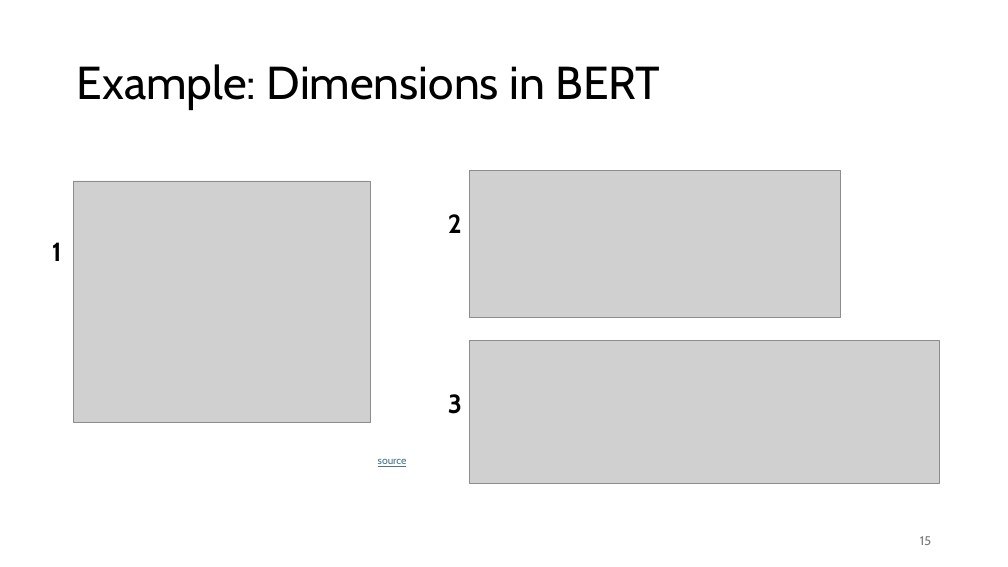
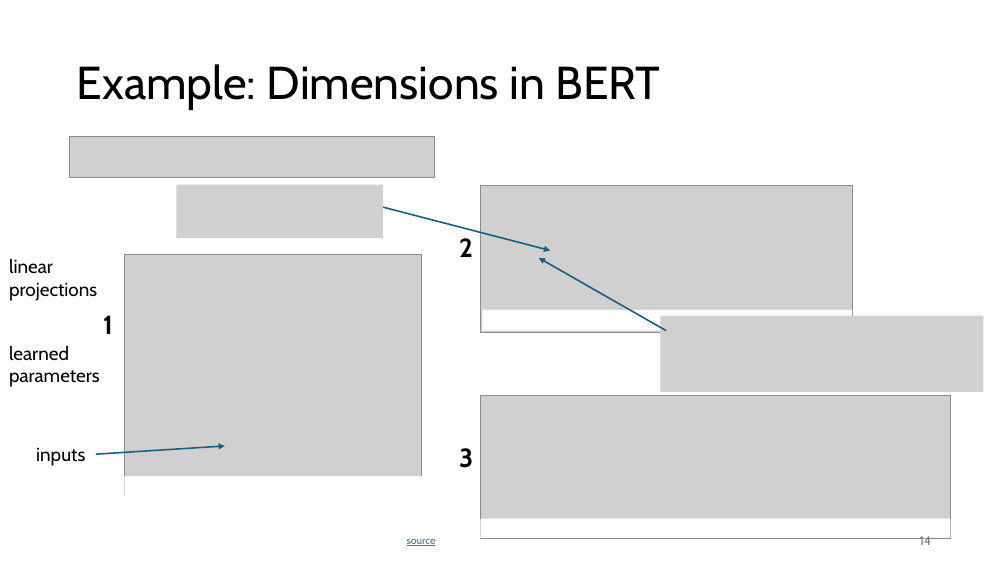
Before and after one commit to FelixWick/language_models, a slide deck: slide 14 of slides/2_transformer.pptx (slide 15 before the commit). Drawn at 1008x567 pixels with LibreOffice and Linux fonts; fonts in the diff are those of the drawing; grey boxes stand for pictures. Boxes give left, top, right and bottom in pixels: in the first picture for what was removed or moved away, otherwise in the second. Text is boxed around its words. In the diff, an @@ line names an element or a change of style, - is before the commit and + after.

```diff
--- a/slides/2_transformer.pptx
+++ b/slides/2_transformer.pptx
@@ picture added at box(69, 136, 434, 177) @@
@@ picture added at box(176, 185, 383, 238) @@
@@ arrow added from (373, 204) to (551, 250), #156082 1.5 pt @@
@@ picture: place and size @@
-picture at box(469, 170, 841, 318)
+picture at box(480, 185, 852, 333)
@@ text "2": place and size @@
-text "2" at box(448, 214, 462, 233)
+text "2" at box(459, 238, 473, 257)
@@ text added at box(9, 259, 97, 301), 18 pt, text #000000 @@
+linear projections
@@ picture: place and size @@
-picture at box(73, 181, 371, 423)
+picture at box(125, 254, 422, 496)
@@ arrow added from (666, 330) to (539, 258), #156082 1.5 pt @@
@@ text "1": place and size @@
-text "1" at box(52, 242, 62, 261)
+text "1" at box(103, 315, 113, 334)
@@ rectangle added at box(482, 310, 852, 331), fill #FFFFFF @@
@@ picture added at box(660, 315, 983, 392) @@
@@ text added at box(9, 346, 100, 387), 18 pt, text #000000 @@
+learned parameters
@@ picture: place and size @@
-picture at box(469, 340, 939, 483)
+picture at box(480, 395, 951, 538)
@@ text added at box(36, 447, 85, 466), 18 pt, text #000000 @@
+inputs
@@ arrow added from (96, 454) to (225, 446), #156082 1.5 pt @@
@@ text "3": place and size @@
-text "3" at box(448, 394, 462, 414)
+text "3" at box(459, 448, 473, 468)
@@ rectangle added at box(125, 476, 425, 502), fill #FFFFFF @@
@@ text "source": place and size @@
-text "source" at box(378, 459, 407, 467)
+text "source" at box(407, 539, 436, 546)
@@ rectangle added at box(480, 519, 951, 538), fill #FFFFFF @@
@@ page number at box(920, 536, 931, 545): text changed @@
-15
+14
```
Also in this commit, not shown: 10 other slides changed, 12 slides added, 2 slides removed, 4 other files.
